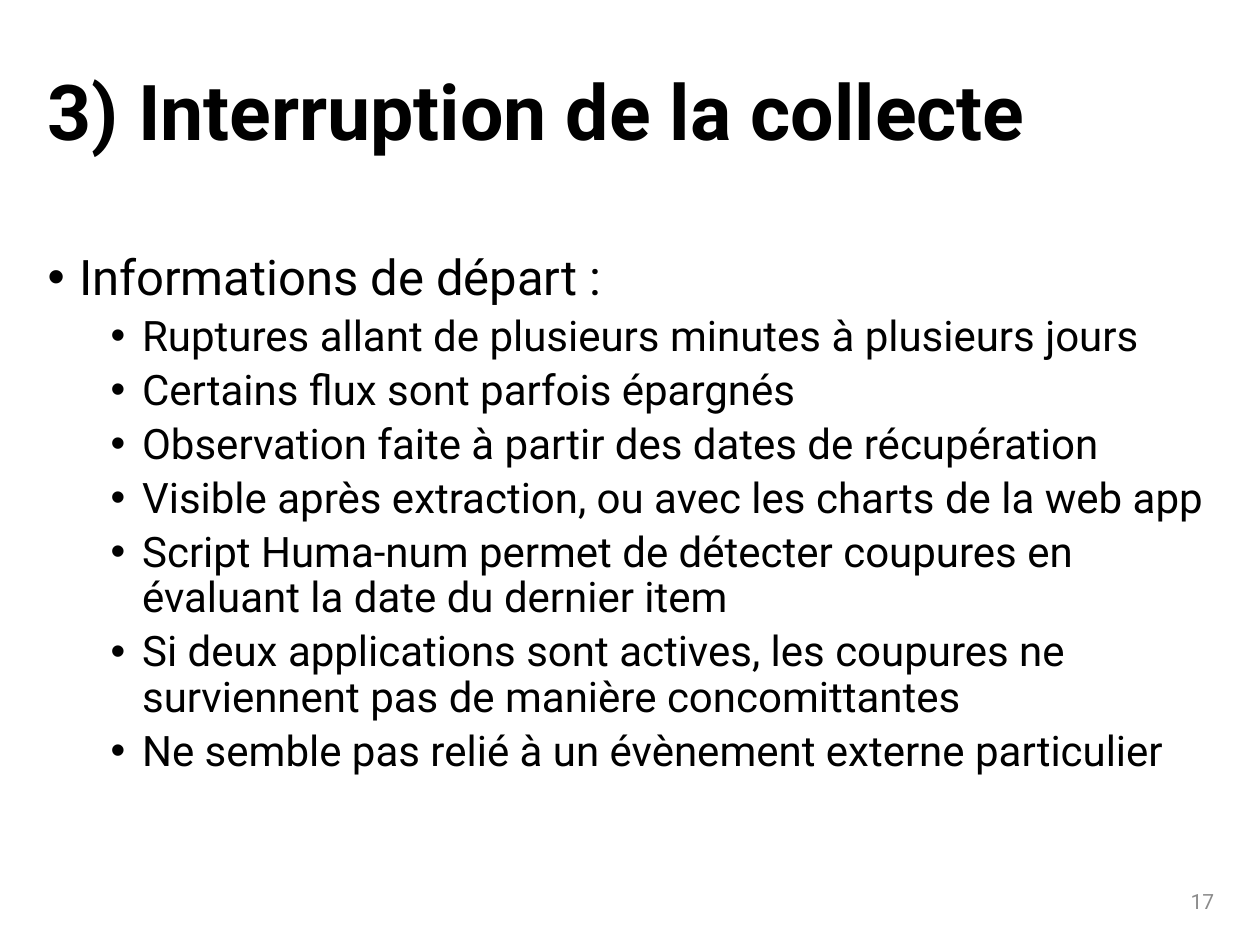
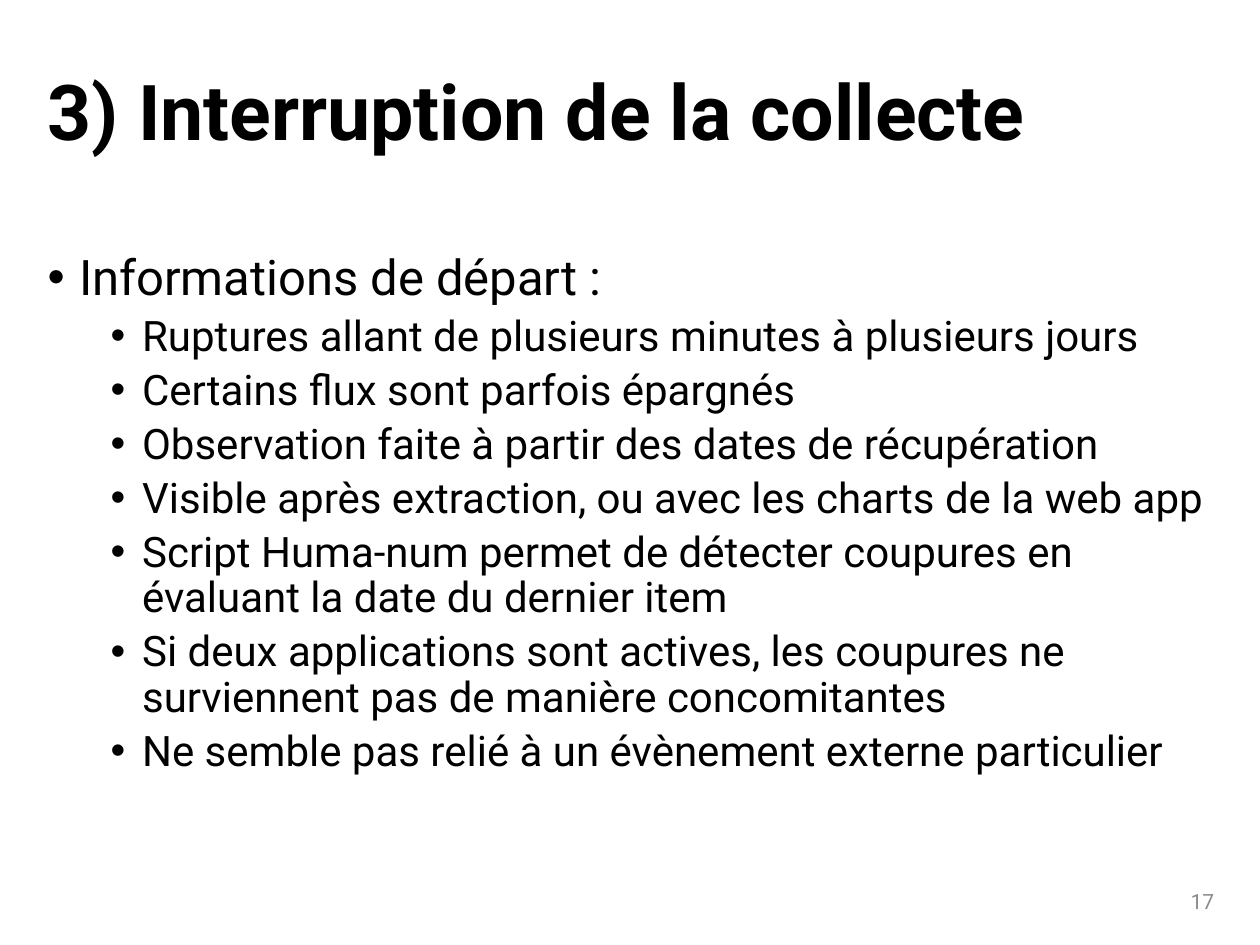
Before and after one commit to dosi-slides/2015_10_geomedia, a slide deck: slide 17 of slides.pptx. Drawn at 1260x945 pixels with LibreOffice and Linux fonts; fonts in the diff are those of the drawing. Boxes give left, top, right and bottom in pixels: in the first picture for what was removed or moved away, otherwise in the second. Text is boxed around its words. In the diff, an @@ line names an element or a change of style, - is before the commit and + after.

Commit message:
act

```diff
--- a/slides.pptx
+++ b/slides.pptx
@@ text at (x1=142, y1=634, x2=1064, y2=721): text changed @@
-  • Si deux applications sont actives, les coupures ne surviennent pas de manière concomittantes
+  • Si deux applications sont actives, les coupures ne surviennent pas de manière concomitantes
```
Also in this commit, not shown: 3 other slides changed, 4 slides added, 1 slide removed.
